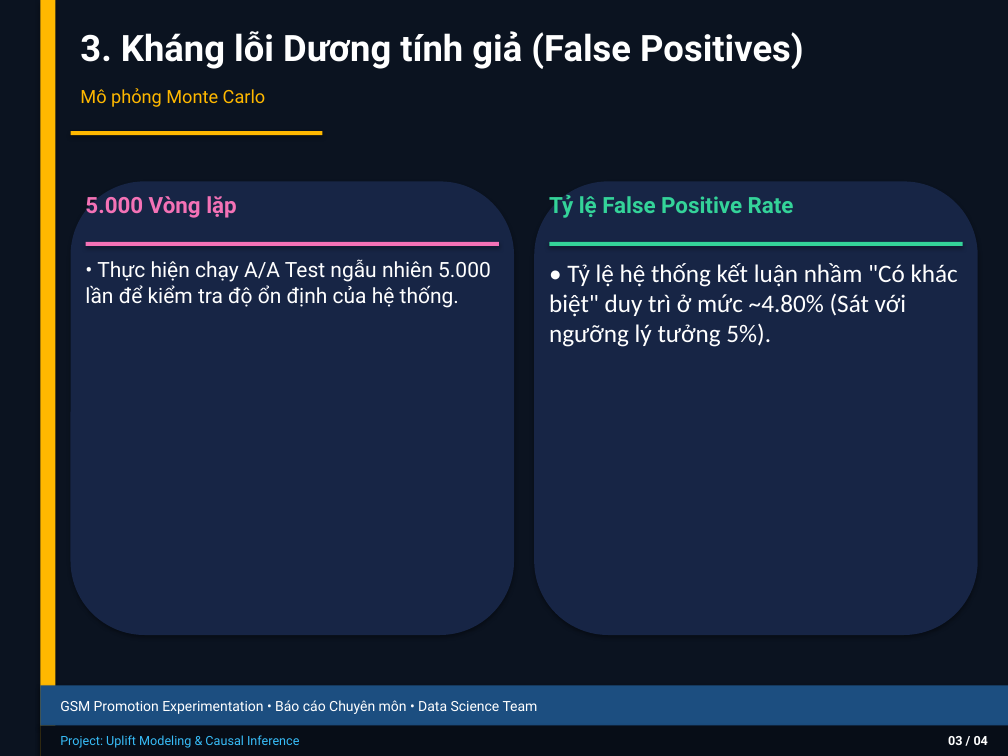
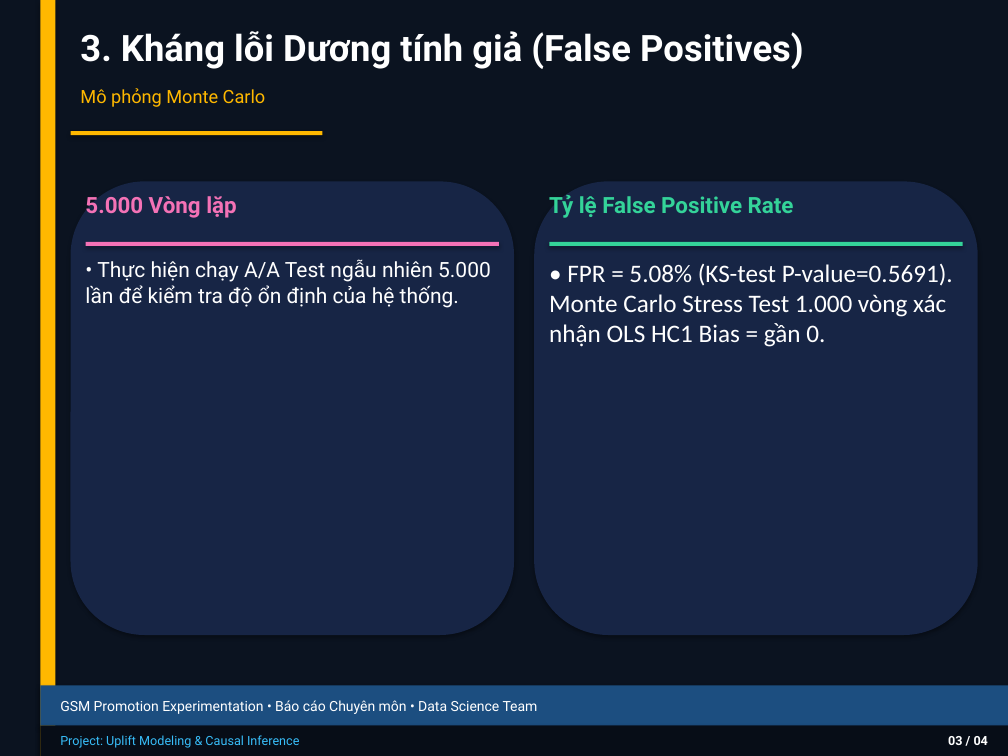
Before and after one commit to thaibuivan/GSM-promotion-experimentation, a slide deck: slide 4 of docs/Week4_AA_AB_Testing_Summary.pptx. Drawn at 1008x756 pixels with LibreOffice and Linux fonts; fonts in the diff are those of the drawing. Boxes give left, top, right and bottom in pixels: in the first picture for what was removed or moved away, otherwise in the second. Text is boxed around its words. In the diff, an @@ line names an element or a change of style, - is before the commit and + after.

```diff
--- a/docs/Week4_AA_AB_Testing_Summary.pptx
+++ b/docs/Week4_AA_AB_Testing_Summary.pptx
@@ text at (549,264,953,347): text changed @@
-• Tỷ lệ hệ thống kết luận nhầm "Có khác biệt" duy trì ở mức ~4.80% (Sát với ngưỡng lý tưởng 5%).
+• FPR = 5.08% (KS-test P-value=0.5691). Monte Carlo Stress Test 1.000 vòng xác nhận OLS HC1 Bias = gần 0.
```
Also in this commit, not shown: 4 other slides changed, 13 other files.
